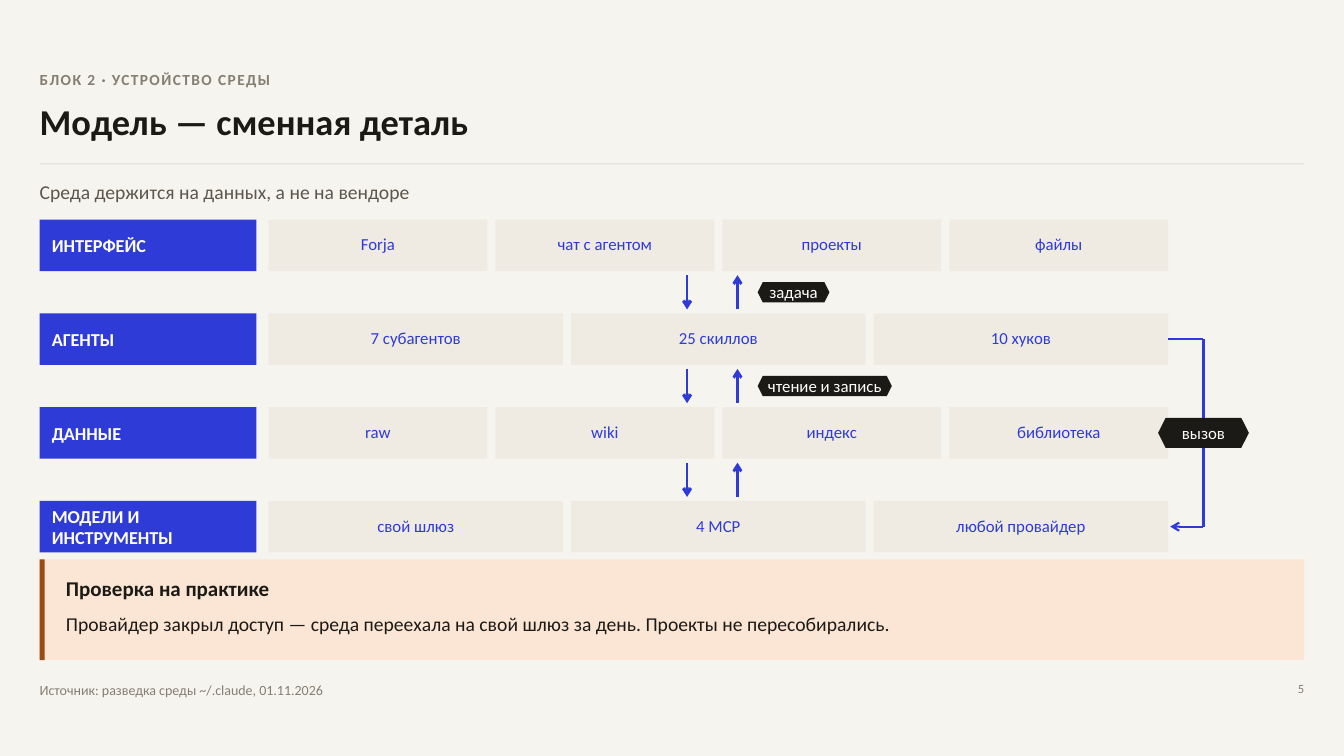
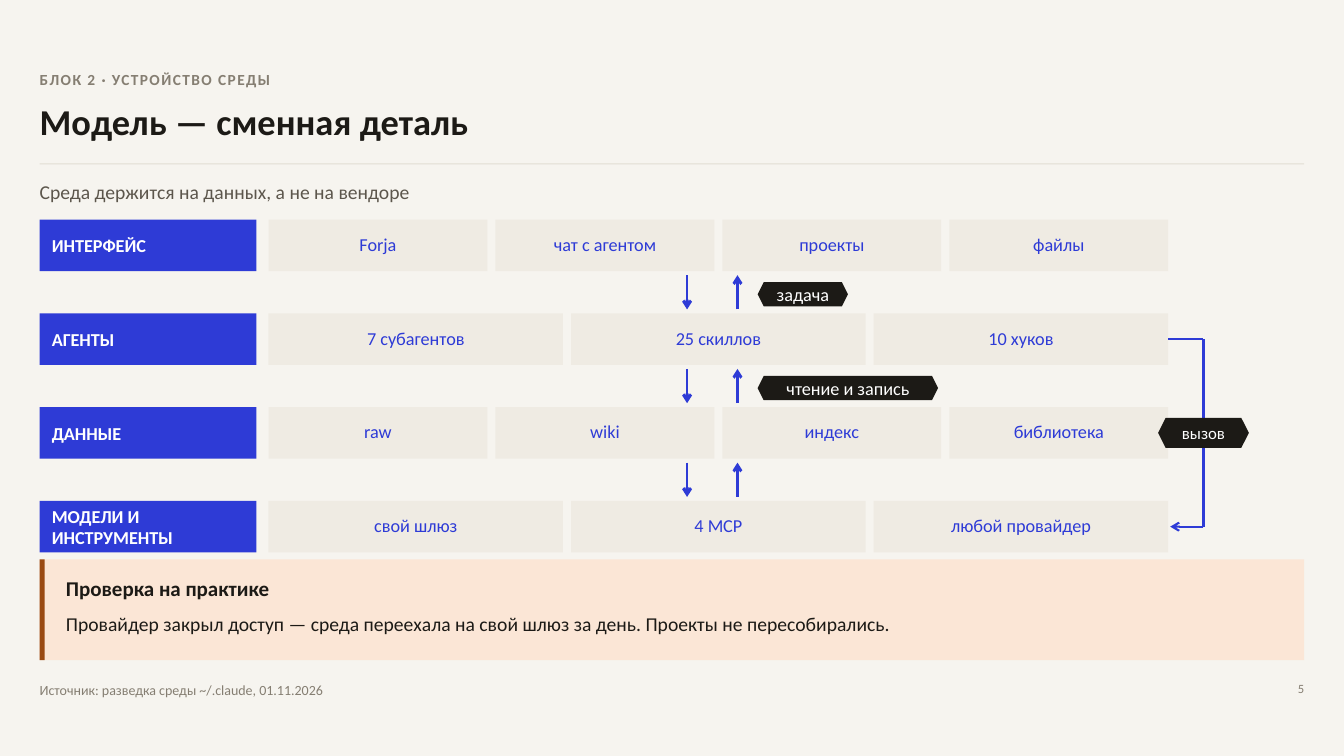
Before and after one commit to khsergey-afk/forja-zerocoder, a slide deck: slide 5 of docs/2026-11-01_forja-выпускной_доклад.pptx. Drawn at 1344x756 pixels with LibreOffice and Linux fonts; fonts in the diff are those of the drawing. Boxes give left, top, right and bottom in pixels: in the first picture for what was removed or moved away, otherwise in the second. Text is boxed around its words. In the diff, an @@ line names an element or a change of style, - is before the commit and + after.

```diff
--- a/docs/2026-11-01_forja-выпускной_доклад.pptx
+++ b/docs/2026-11-01_forja-выпускной_доклад.pptx
@@ hexagon: place and size @@
-hexagon at [758, 282, 830, 302]
+hexagon at [758, 282, 849, 307]
@@ size 12 to 13 pt in 16 elements at [359, 238, 396, 254], [554, 242, 656, 251], [799, 242, 864, 254], [1033, 238, 1084, 254], [367, 332, 464, 348], [676, 333, 761, 345], [988, 333, 1054, 348], [364, 429, 392, 438], [590, 425, 620, 438], [805, 429, 859, 441], [1014, 425, 1104, 438], [374, 519, 457, 532], [694, 520, 743, 532], [951, 519, 1091, 535], [777, 292, 829, 304], [786, 386, 909, 395] @@
@@ hexagon: place and size @@
-hexagon at [758, 376, 892, 396]
+hexagon at [758, 376, 939, 400]
```
Also in this commit, not shown: 7 other slides changed, 1 slide added, 1 slide removed, 10 other files.
